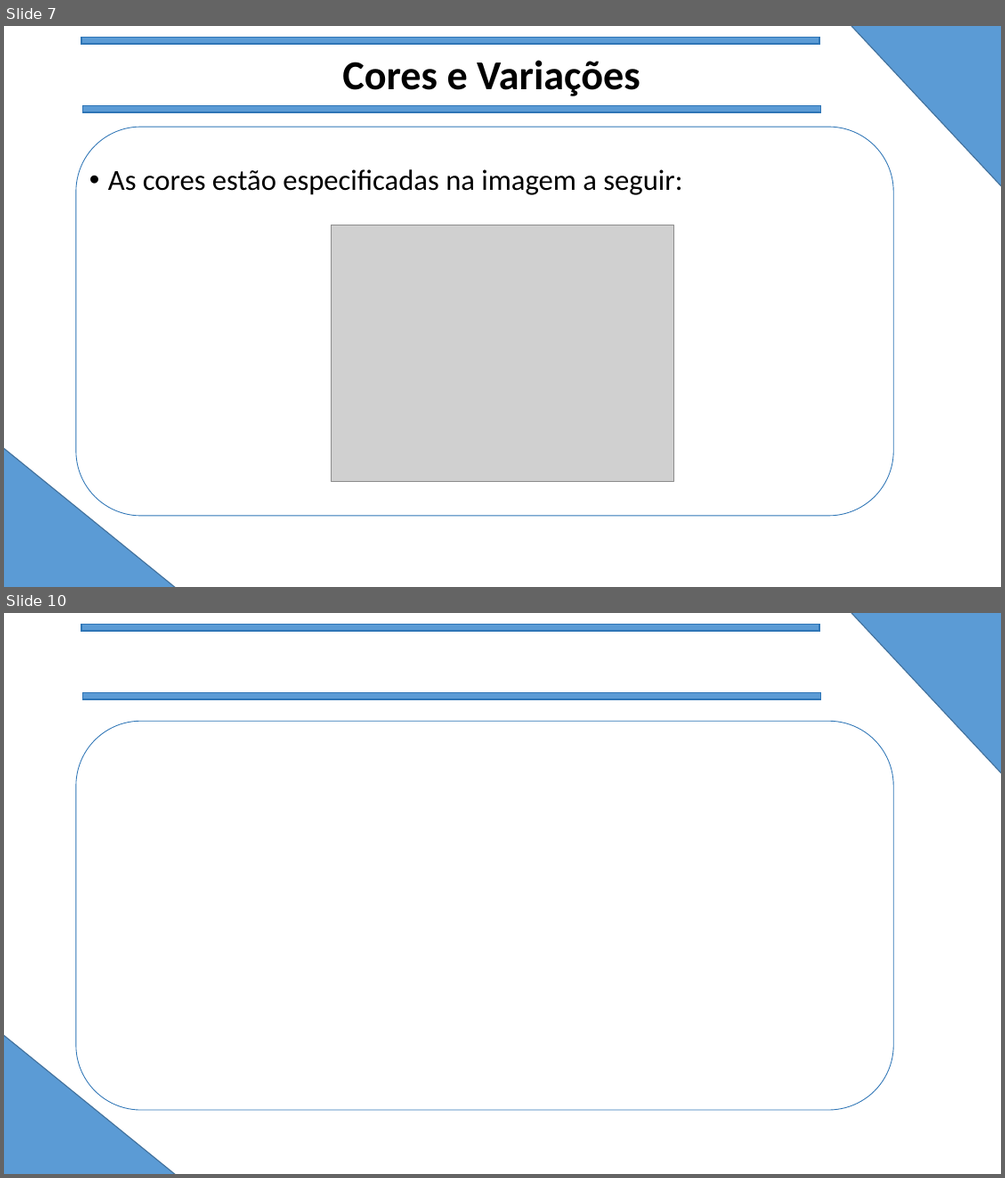
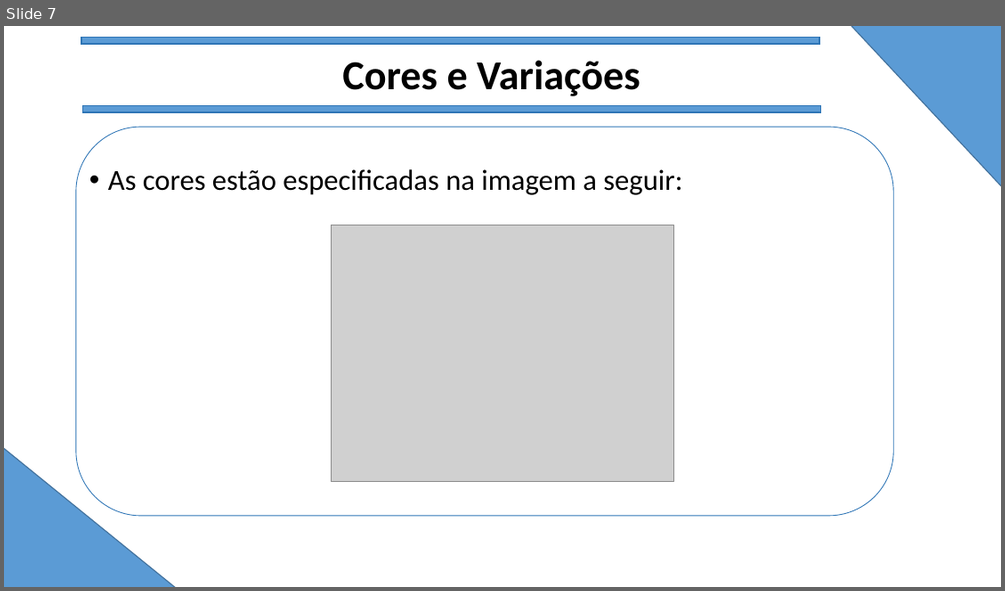
Before and after one commit to lucasdeaquino/TCC-armarios, a slide deck: João Vitor (Jão)/manual3.pptx. Shown one above the other, each under a label of ours: slides 7 and 10 before the commit, slide 7 after it; the slides between them are not shown. The pictures are 1005x1178 and 1005x591 pixels, drawn with LibreOffice and Linux fonts; fonts in the diff are those of the drawing; grey boxes stand for pictures. Boxes give left, top, right and bottom in pixels: in the first picture for what was removed or moved away, otherwise in the second. Text is boxed around its words. In the diff, an @@ line names an element or a change of style, - is before the commit and + after.

```diff
--- a/João Vitor (Jão)/manual3.pptx
+++ b/João Vitor (Jão)/manual3.pptx
@@ slide 10 removed at box(4, 613, 1001, 1174), background #FFFFFF @@
@@ rectangle removed at box(81, 625, 820, 631) @@
@@ triangle removed at box(766, 613, 1001, 967) @@
@@ rectangle removed at box(83, 693, 821, 699) @@
@@ rounded rectangle removed at box(76, 721, 893, 1110) @@
@@ triangle removed at box(4, 920, 340, 1174) @@
```
Also in this commit, not shown: 2 slides changed, 3 slides added.
